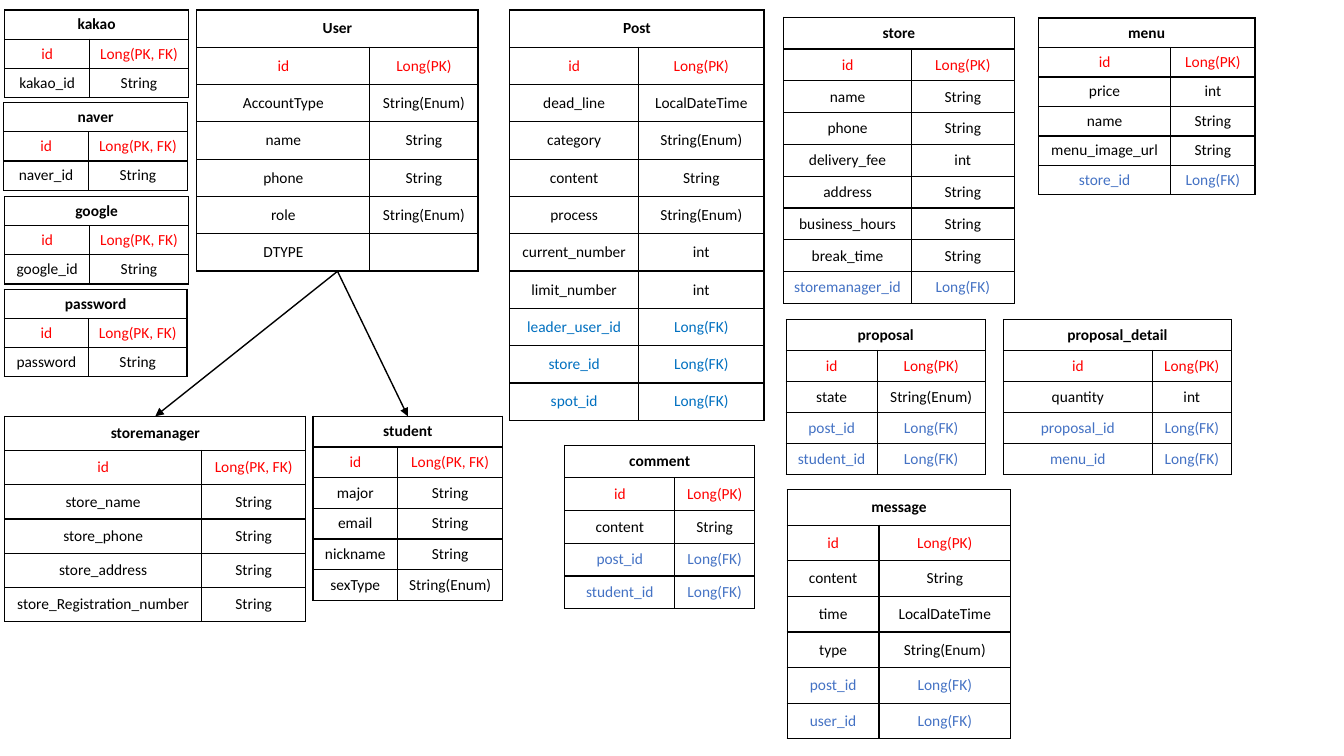
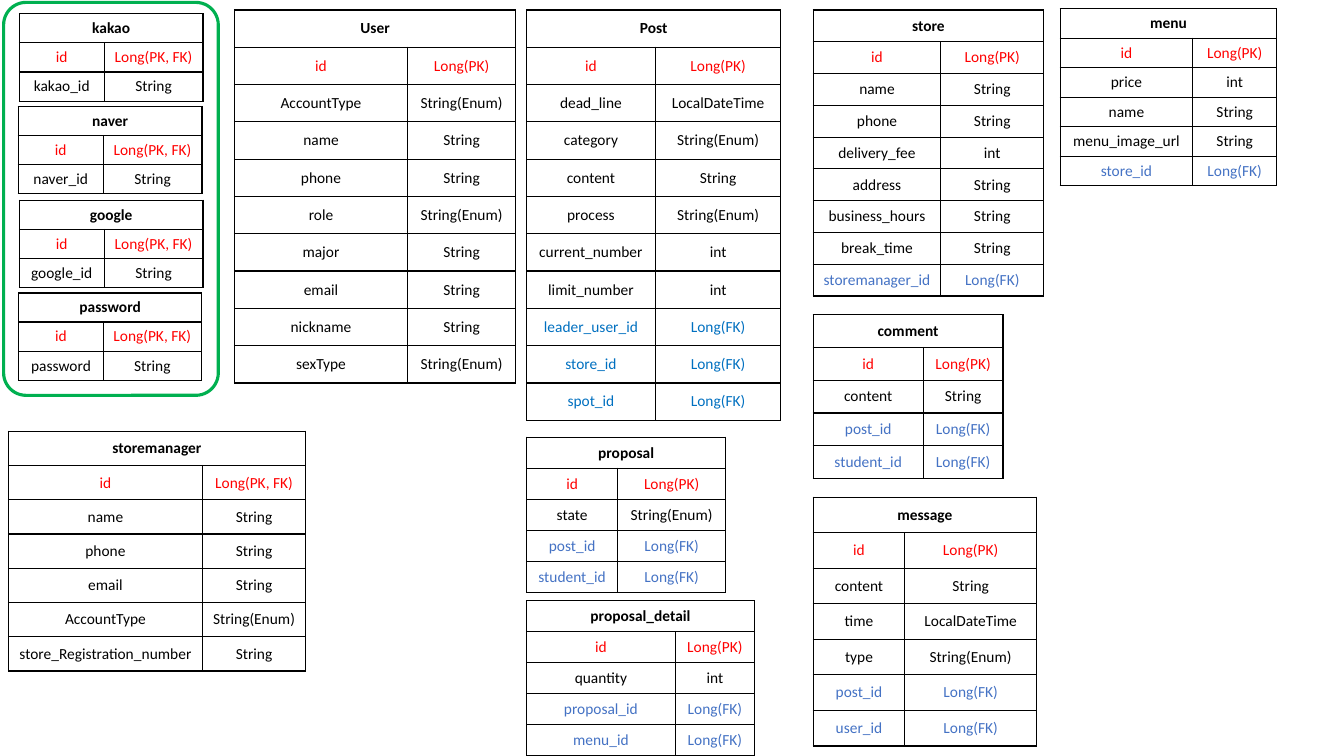
Before and after one commit to 1-n-Fee/1-n-Server, a slide deck: slide 1 of DB 설계.pptx. Drawn at 1344x756 pixels with LibreOffice and Linux fonts; fonts in the diff are those of the drawing. Boxes give left, top, right and bottom in pixels: in the first picture for what was removed or moved away, otherwise in the second. Text is boxed around its words. In the diff, an @@ line names an element or a change of style, - is before the commit and + after.

```diff
--- a/DB 설계.pptx
+++ b/DB 설계.pptx
@@ rounded rectangle added at [4, 2, 219, 395], outline #00B050 2.25 pt @@
@@ table: place and size @@
-table at [5, 10, 189, 96]
+table at [19, 14, 203, 100]
@@ table at [235, 10, 516, 383] @@
-row 7: DTYPE | 
+row 7: major | String
+row 8: email | String
+row 9: nickname | String
+row 10: sexType | String(Enum)
@@ table: place and size @@
-table at [197, 10, 478, 271]
+table at [235, 10, 516, 383]
@@ table: place and size @@
-table at [510, 10, 765, 420]
+table at [526, 10, 781, 420]
@@ table: place and size @@
-table at [784, 17, 1015, 303]
+table at [814, 10, 1045, 296]
@@ table: place and size @@
-table at [1038, 18, 1254, 196]
+table at [1061, 9, 1276, 187]
@@ table: place and size @@
-table at [4, 103, 188, 189]
+table at [18, 107, 202, 193]
@@ table: place and size @@
-table at [5, 197, 189, 282]
+table at [19, 201, 203, 345]
@@ table: place and size @@
-table at [4, 289, 188, 375]
+table at [19, 293, 203, 492]
@@ arrow removed from (338, 271) to (155, 416) @@
@@ arrow removed from (338, 271) to (408, 416) @@
@@ table: place and size @@
-table at [565, 446, 754, 609]
+table at [814, 315, 1003, 478]
@@ table removed at [314, 416, 503, 601], 6 rows, 2 columns @@
-student | 
-id | Long(PK, FK)
-major | String
-email | String
-nickname | String
-sexType | String(Enum)
@@ table at [8, 432, 306, 671] @@
-row 3: store_name | String
-row 4: store_phone | String
-row 5: store_address | String
+row 3: name | String
+row 4: phone | String
+row 5: email | String
+row 6: AccountType | String(Enum)
@@ table: place and size @@
-table at [5, 416, 306, 622]
+table at [8, 432, 306, 671]
@@ table: place and size @@
-table at [786, 320, 985, 475]
+table at [526, 438, 725, 593]
@@ table: place and size @@
-table at [787, 490, 1011, 739]
+table at [814, 497, 1037, 746]
@@ table: place and size @@
-table at [1004, 320, 1233, 475]
+table at [526, 601, 755, 756]
```
Also in this commit, not shown: 17 other files.
